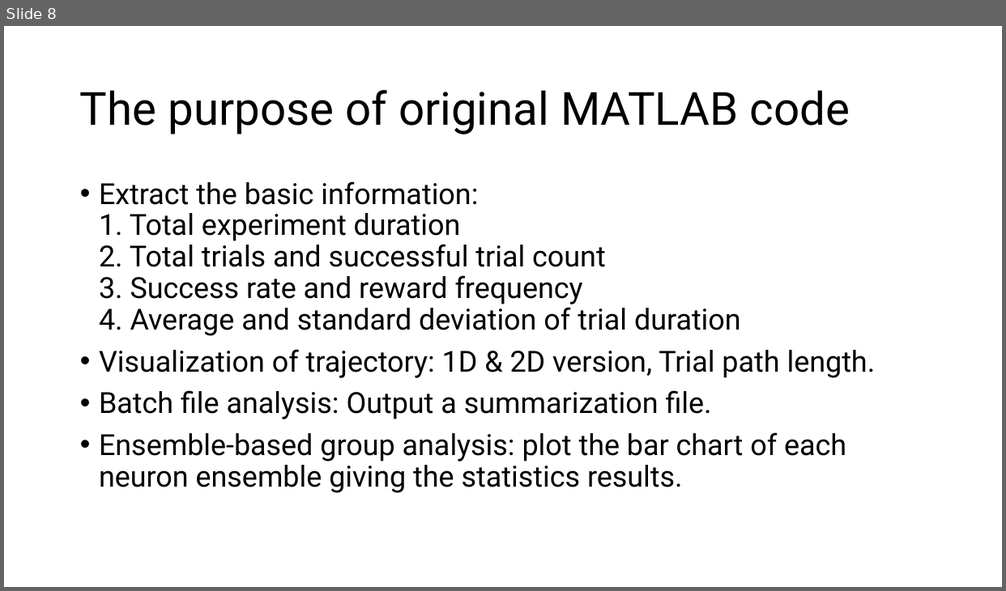
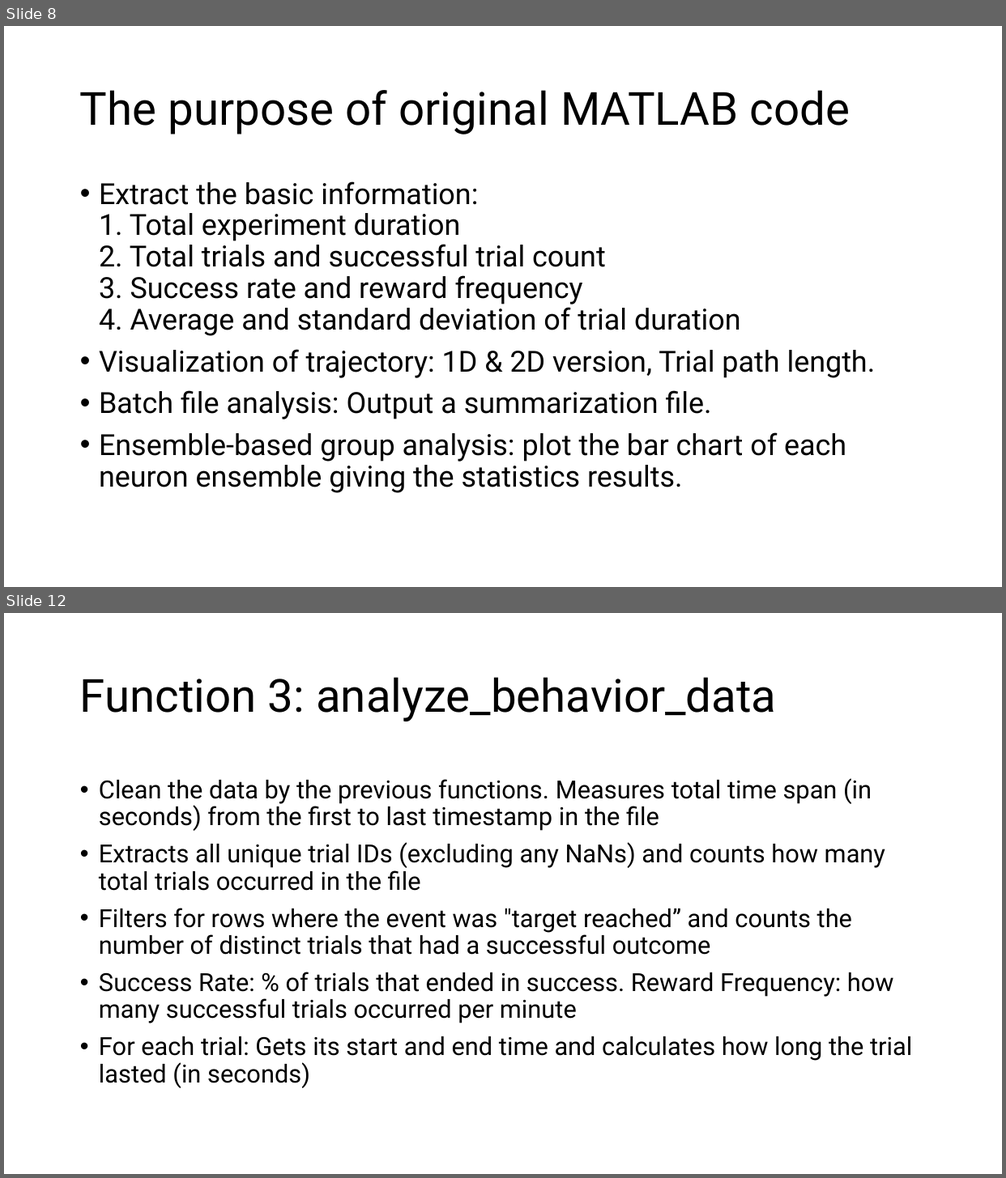
Before and after one commit to ChuehSY/FinalProject_ComSkillNeuro, a slide deck: Final presentation.pptx. Shown one above the other, each under a label of ours: slide 8 before the commit, slides 8 and 12 after it; the slides between them are not shown. The pictures are 1006x591 and 1006x1178 pixels, drawn with LibreOffice and Linux fonts; fonts in the diff are those of the drawing. Boxes give left, top, right and bottom in pixels: in the first picture for what was removed or moved away, otherwise in the second. Text is boxed around its words. In the diff, an @@ line names an element or a change of style, - is before the commit and + after.

```diff
--- a/Final presentation.pptx
+++ b/Final presentation.pptx
@@ slide 12 added at (x1=4, y1=613, x2=1002, y2=1174), background #FFFFFF @@
@@ title added at (x1=80, y1=677, x2=776, y2=722), 44 pt, text #000000 @@
+Function 3: analyze_behavior_data
@@ text added at (x1=99, y1=778, x2=912, y2=1088), 24 pt, text #000000 @@
+• Clean the data by the previous functions. Measures total time span (in seconds) from the first to last timestamp in the file
+• Extracts all unique trial IDs (excluding any NaNs) and counts how many total trials occurred in the file
+• Filters for rows where the event was "target reached” and counts the number of distinct trials that had a successful outcome
+• Success Rate: % of trials that ended in success. Reward Frequency: how many successful trials occurred per minute
+• For each trial: Gets its start and end time and calculates how long the trial lasted (in seconds)
```
Also in this commit, not shown: 1 slide changed, 8 other slides added, 2 other files.
